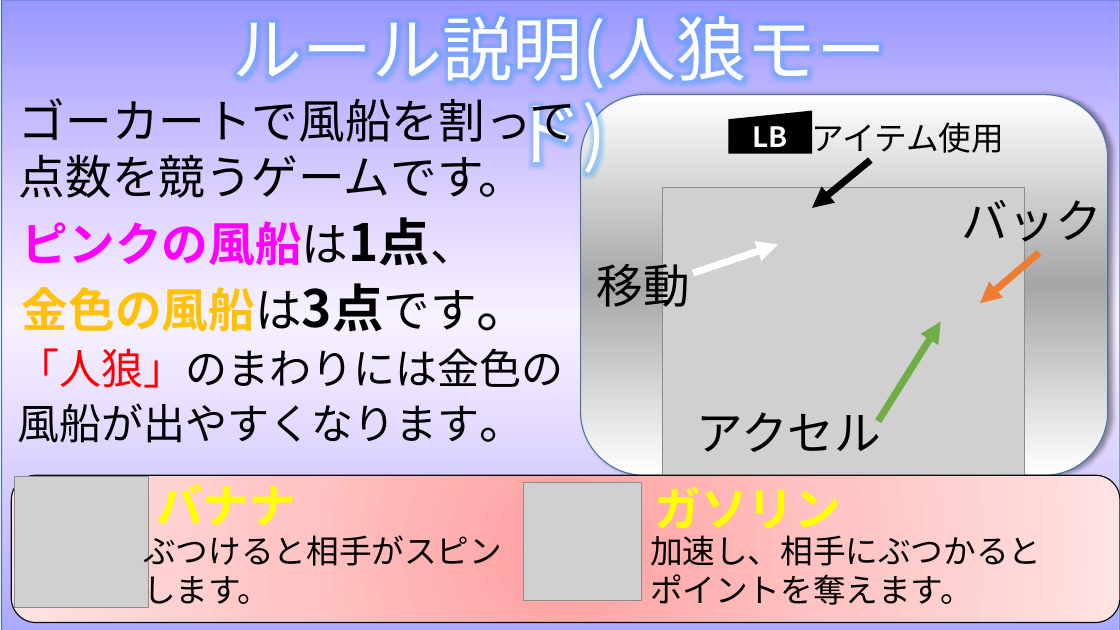
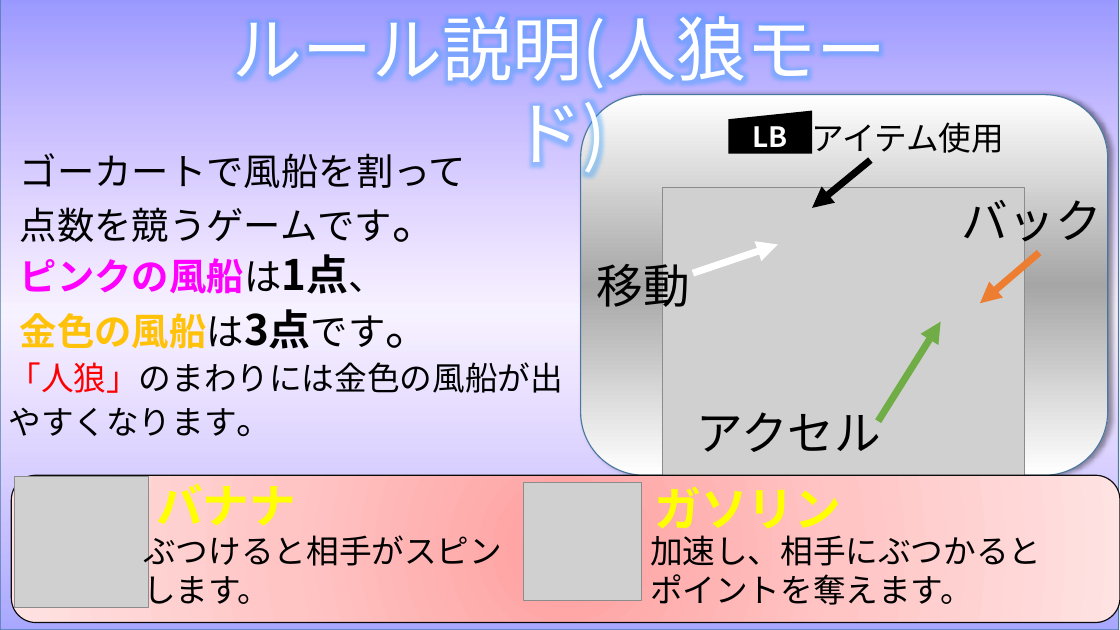
Before and after one commit to MizukiKato0416/sotsugyou_time_kato, a slide deck: slide 1 of PSD/操作説明(人狼).pptx. Drawn at 1120x630 pixels with LibreOffice and Linux fonts; fonts in the diff are those of the drawing; grey boxes stand for pictures; background and template pictures are left out. Boxes give left, top, right and bottom in pixels: in the first picture for what was removed or moved away, otherwise in the second. Text is boxed around its words. In the diff, an @@ line names an element or a change of style, - is before the commit and + after.

```diff
--- a/PSD/操作説明(人狼).pptx
+++ b/PSD/操作説明(人狼).pptx
@@ text "ゴーカートで風船を割って": place and size @@
-text "ゴーカートで風船を割って" at (19,98,576,198)
+text "ゴーカートで風船を割って" at (20,153,466,242)
@@ text "ゴーカートで風船を割って" at (20,153,466,242): size 40 to 32 pt @@
@@ text "ピンクの風船は1点、": place and size @@
-text "ピンクの風船は1点、" at (22,217,533,332)
+text "ピンクの風船は1点、" at (20,254,433,349)
@@ text "ピンクの風船は1点、" at (20,254,433,349): size 40 to 32 pt, size 44 to 36 pt in "ピンクの風船は1点、", "金色の風船は3点です。"; size 48 to 40 pt in "金色の風船は3点です。" @@
@@ text "「人狼」のまわりには金色の風船が出やすくなります。": place and size @@
-text "「人狼」のまわりには金色の風船が出やすくなります。" at (18,348,564,443)
+text "「人狼」のまわりには金色の風船が出やすくなります。" at (8,362,563,437)
@@ text "「人狼」のまわりには金色の風船が出やすくなります。" at (8,362,563,437): size 36 to 28 pt; size 40 to 32 pt in "「人狼」のまわりには金色の風船が出やすくなります。" @@
```
Also in this commit, not shown: 3 other files.
